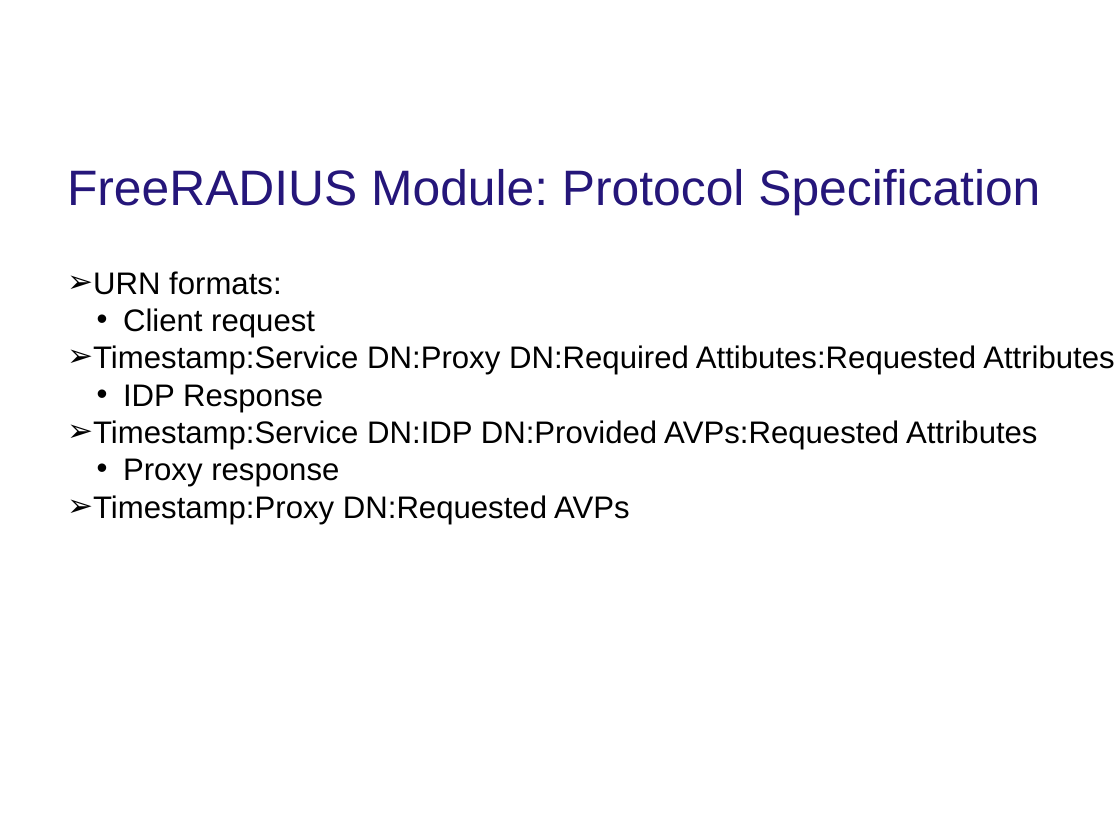
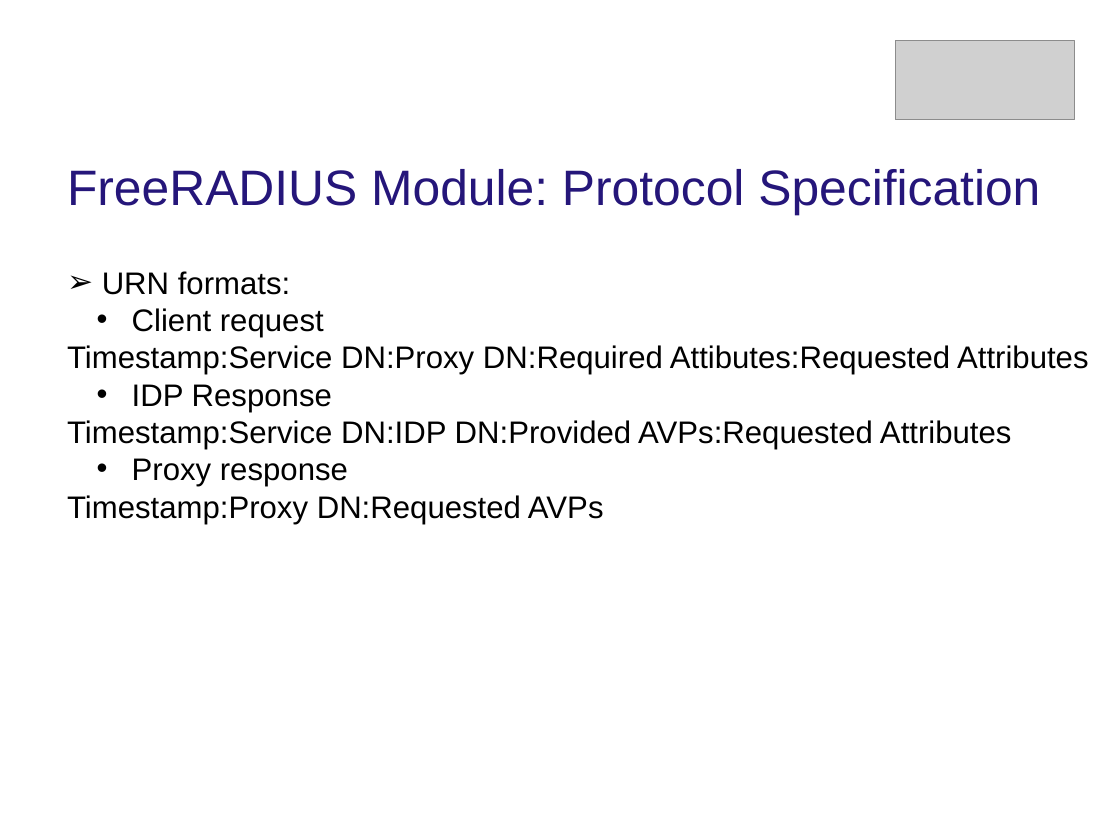
Before and after one commit to MoonshotNL/moonshotdocuments, a slide deck: slide 18 of Presentations/Final presentation.pptx (slide 14 before the commit). Drawn at 1120x840 pixels with LibreOffice and Linux fonts; fonts in the diff are those of the drawing; grey boxes stand for pictures; background and template pictures are left out. Boxes give left, top, right and bottom in pixels: in the first picture for what was removed or moved away, otherwise in the second. Text is boxed around its words. In the diff, an @@ line names an element or a change of style, - is before the commit and + after.

```diff
--- a/Presentations/Final presentation.pptx
+++ b/Presentations/Final presentation.pptx
@@ picture added at [895,40,1074,120] @@
@@ text at [67,345,1088,524]: bullet ➢ to none @@
```
Also in this commit, not shown: 27 other slides changed, 7 slides added, 1 slide removed, 4 other files.
